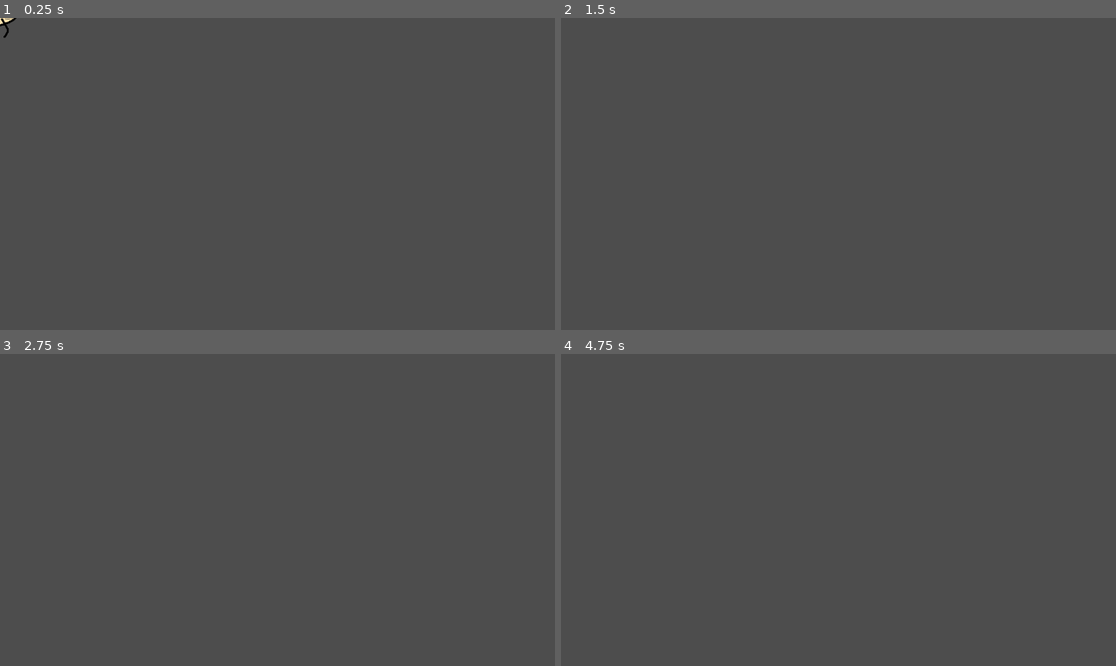
Above: before the commit, frames 1-4 (two rows, left to right).
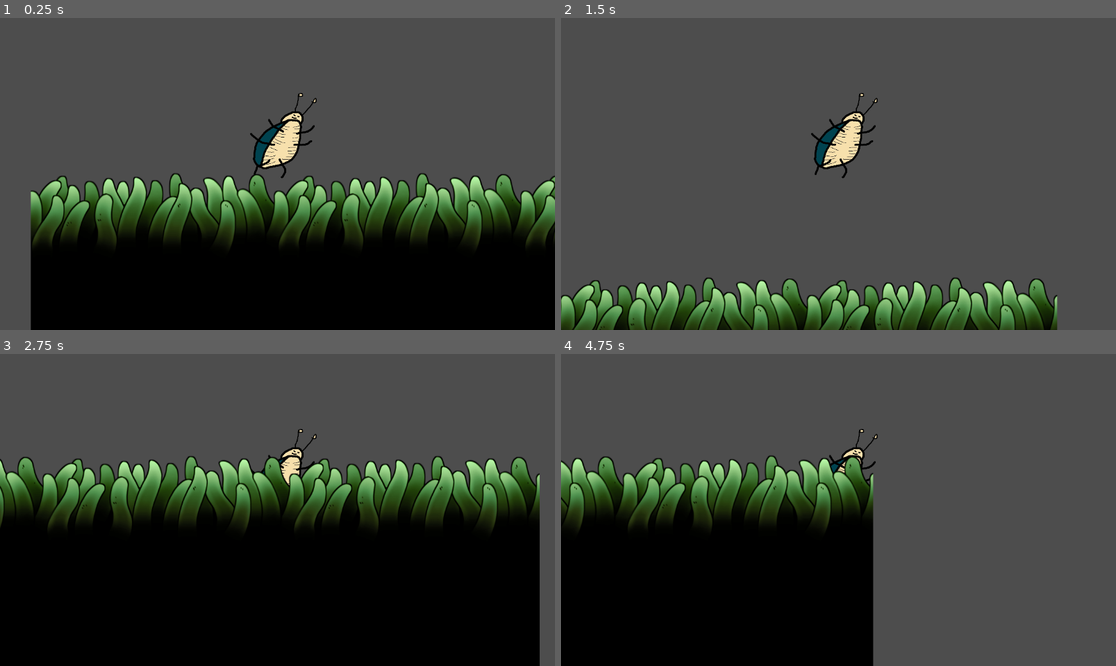
Above: after the commit, the same moments.

Repository: Deimos-94/Sewage-Bug
Game: Godot game, scene res://TestArea.tscn
Two runs of this game, one before a commit and one after it. Both use one fixed random seed, a clock stepped at 60 frames per second and the inputs below. Before the commit the project has no main scene; this scene is started directly in both runs.
Inputs:
- Up to frame 1 (0.25 s): no input
- Up to frame 2 (1.5 s): tap Enter (ui_accept) at 0.5, 0.6 s; hold D (Right) from 0.53 s (still down); tap Space (Jump) at 0.77, 0.8, 1.07, 1.35 s
- Up to frame 3 (2.75 s): tap Space (Jump) at 1.52, 1.82, 2.3 s; tap Enter (ui_accept) at 1.55, 2.1 s; release D (Right) at 2.03 s; hold A (Left) from 2.03 s (still down)
- Up to frame 4 (4.75 s): release A (Left) at 2.78 s; hold D (Right) 2.78-4.28 s; tap Enter (ui_accept) at 2.85, 4.35 s; tap Space (Jump) at 3.02, 3.32, 3.6, 3.77, 4.07, 4.52 s; hold A (Left) from 4.28 s (still down)

The runs differ from the first frame. In frame 1, 46% of the frame differs, in the area x 0-100%, y 0-100%; in frame 2, 13%; in frame 3, 63%, in the area x 0-98%, y 24-100%; in frame 4, 36%.

Commit message:
Movement tweak, tiles and camera

Diff:
--- /dev/null
+++ b/ScriptCamera.gd
@@ -0,0 +1,11 @@
+extends Camera2D
+
+
+# Called when the node enters the scene tree for the first time.
+func _ready():
+	pass # Replace with function body.
+
+
+# Called every frame. 'delta' is the elapsed time since the previous frame.
+func _process(delta):
+	pass
--- a/ScriptPlayer.gd
+++ b/ScriptPlayer.gd
@@ -1,8 +1,8 @@
 extends CharacterBody2D
 
 
-const SPEED = 300.0
-const JUMP_VELOCITY = -400.0
+const SPEED = 600.0
+const JUMP_VELOCITY = -800.0
 
 # Get the gravity from the project settings to be synced with RigidBody nodes.
 var gravity = ProjectSettings.get_setting("physics/2d/default_gravity")
@@ -14,12 +14,12 @@
 		velocity.y += gravity * delta
 
 	# Handle jump.
-	if Input.is_action_just_pressed("ui_accept") and is_on_floor():
+	if Input.is_action_just_pressed("Jump") and is_on_floor():
 		velocity.y = JUMP_VELOCITY
 
 	# Get the input direction and handle the movement/deceleration.
 	# As good practice, you should replace UI actions with custom gameplay actions.
-	var direction = Input.get_axis("ui_left", "ui_right")
+	var direction = Input.get_axis("Left", "Right")
 	if direction:
 		velocity.x = direction * SPEED
 	else:
--- a/TestArea.tscn
+++ b/TestArea.tscn
@@ -1,8 +1,9 @@
-[gd_scene load_steps=7 format=3 uid="uid://bqdogenccqjee"]
+[gd_scene load_steps=8 format=3 uid="uid://bqdogenccqjee"]
 
 [ext_resource type="Texture2D" uid="uid://cyawhm6yko57q" path="res://Res/player.png" id="1_no80q"]
 [ext_resource type="Script" path="res://ScriptPlayer.gd" id="1_x7pr3"]
 [ext_resource type="Texture2D" uid="uid://caf5mcx5yx55t" path="res://Res/Mossy - TileSet.png" id="3_hukjh"]
+[ext_resource type="Script" path="res://ScriptCamera.gd" id="4_i275h"]
 
 [sub_resource type="RectangleShape2D" id="RectangleShape2D_q46g2"]
 
@@ -10,74 +11,181 @@
 texture = ExtResource("3_hukjh")
 texture_region_size = Vector2i(512, 512)
 0:0/0 = 0
+0:0/0/physics_layer_0/linear_velocity = Vector2(0, 0)
+0:0/0/physics_layer_0/angular_velocity = 0.0
 1:0/0 = 0
+1:0/0/physics_layer_0/linear_velocity = Vector2(0, 0)
+1:0/0/physics_layer_0/angular_velocity = 0.0
+1:0/0/physics_layer_0/polygon_0/points = PackedVector2Array(256, 256, -256, 256, -256, -112.763, 256, -111.503)
 2:0/0 = 0
+2:0/0/physics_layer_0/linear_velocity = Vector2(0, 0)
+2:0/0/physics_layer_0/angular_velocity = 0.0
 3:0/0 = 0
+3:0/0/physics_layer_0/linear_velocity = Vector2(0, 0)
+3:0/0/physics_layer_0/angular_velocity = 0.0
 4:0/0 = 0
+4:0/0/physics_layer_0/linear_velocity = Vector2(0, 0)
+4:0/0/physics_layer_0/angular_velocity = 0.0
 5:0/0 = 0
+5:0/0/physics_layer_0/linear_velocity = Vector2(0, 0)
+5:0/0/physics_layer_0/angular_velocity = 0.0
 6:0/0 = 0
+6:0/0/physics_layer_0/linear_velocity = Vector2(0, 0)
+6:0/0/physics_layer_0/angular_velocity = 0.0
 0:1/0 = 0
+0:1/0/physics_layer_0/linear_velocity = Vector2(0, 0)
+0:1/0/physics_layer_0/angular_velocity = 0.0
 1:1/0 = 0
+1:1/0/physics_layer_0/linear_velocity = Vector2(0, 0)
+1:1/0/physics_layer_0/angular_velocity = 0.0
 2:1/0 = 0
+2:1/0/physics_layer_0/linear_velocity = Vector2(0, 0)
+2:1/0/physics_layer_0/angular_velocity = 0.0
 3:1/0 = 0
+3:1/0/physics_layer_0/linear_velocity = Vector2(0, 0)
+3:1/0/physics_layer_0/angular_velocity = 0.0
 4:1/0 = 0
+4:1/0/physics_layer_0/linear_velocity = Vector2(0, 0)
+4:1/0/physics_layer_0/angular_velocity = 0.0
 5:1/0 = 0
+5:1/0/physics_layer_0/linear_velocity = Vector2(0, 0)
+5:1/0/physics_layer_0/angular_velocity = 0.0
 6:1/0 = 0
+6:1/0/physics_layer_0/linear_velocity = Vector2(0, 0)
+6:1/0/physics_layer_0/angular_velocity = 0.0
 0:2/0 = 0
+0:2/0/physics_layer_0/linear_velocity = Vector2(0, 0)
+0:2/0/physics_layer_0/angular_velocity = 0.0
 1:2/0 = 0
+1:2/0/physics_layer_0/linear_velocity = Vector2(0, 0)
+1:2/0/physics_layer_0/angular_velocity = 0.0
 2:2/0 = 0
+2:2/0/physics_layer_0/linear_velocity = Vector2(0, 0)
+2:2/0/physics_layer_0/angular_velocity = 0.0
 3:2/0 = 0
+3:2/0/physics_layer_0/linear_velocity = Vector2(0, 0)
+3:2/0/physics_layer_0/angular_velocity = 0.0
 4:2/0 = 0
+4:2/0/physics_layer_0/linear_velocity = Vector2(0, 0)
+4:2/0/physics_layer_0/angular_velocity = 0.0
 5:2/0 = 0
+5:2/0/physics_layer_0/linear_velocity = Vector2(0, 0)
+5:2/0/physics_layer_0/angular_velocity = 0.0
 6:2/0 = 0
+6:2/0/physics_layer_0/linear_velocity = Vector2(0, 0)
+6:2/0/physics_layer_0/angular_velocity = 0.0
 0:3/0 = 0
+0:3/0/physics_layer_0/linear_velocity = Vector2(0, 0)
+0:3/0/physics_layer_0/angular_velocity = 0.0
 1:3/0 = 0
+1:3/0/physics_layer_0/linear_velocity = Vector2(0, 0)
+1:3/0/physics_layer_0/angular_velocity = 0.0
 2:3/0 = 0
+2:3/0/physics_layer_0/linear_velocity = Vector2(0, 0)
+2:3/0/physics_layer_0/angular_velocity = 0.0
 3:3/0 = 0
+3:3/0/physics_layer_0/linear_velocity = Vector2(0, 0)
+3:3/0/physics_layer_0/angular_velocity = 0.0
 4:3/0 = 0
+4:3/0/physics_layer_0/linear_velocity = Vector2(0, 0)
+4:3/0/physics_layer_0/angular_velocity = 0.0
 5:3/0 = 0
+5:3/0/physics_layer_0/linear_velocity = Vector2(0, 0)
+5:3/0/physics_layer_0/angular_velocity = 0.0
 6:3/0 = 0
+6:3/0/physics_layer_0/linear_velocity = Vector2(0, 0)
+6:3/0/physics_layer_0/angular_velocity = 0.0
 0:4/0 = 0
+0:4/0/physics_layer_0/linear_velocity = Vector2(0, 0)
+0:4/0/physics_layer_0/angular_velocity = 0.0
 1:4/0 = 0
+1:4/0/physics_layer_0/linear_velocity = Vector2(0, 0)
+1:4/0/physics_layer_0/angular_velocity = 0.0
 2:4/0 = 0
+2:4/0/physics_layer_0/linear_velocity = Vector2(0, 0)
+2:4/0/physics_layer_0/angular_velocity = 0.0
 3:4/0 = 0
+3:4/0/physics_layer_0/linear_velocity = Vector2(0, 0)
+3:4/0/physics_layer_0/angular_velocity = 0.0
 4:4/0 = 0
+4:4/0/physics_layer_0/linear_velocity = Vector2(0, 0)
+4:4/0/physics_layer_0/angular_velocity = 0.0
 5:4/0 = 0
+5:4/0/physics_layer_0/linear_velocity = Vector2(0, 0)
+5:4/0/physics_layer_0/angular_velocity = 0.0
 6:4/0 = 0
+6:4/0/physics_layer_0/linear_velocity = Vector2(0, 0)
+6:4/0/physics_layer_0/angular_velocity = 0.0
 0:5/0 = 0
+0:5/0/physics_layer_0/linear_velocity = Vector2(0, 0)
+0:5/0/physics_layer_0/angular_velocity = 0.0
 1:5/0 = 0
+1:5/0/physics_layer_0/linear_velocity = Vector2(0, 0)
+1:5/0/physics_layer_0/angular_velocity = 0.0
 2:5/0 = 0
+2:5/0/physics_layer_0/linear_velocity = Vector2(0, 0)
+2:5/0/physics_layer_0/angular_velocity = 0.0
 3:5/0 = 0
+3:5/0/physics_layer_0/linear_velocity = Vector2(0, 0)
+3:5/0/physics_layer_0/angular_velocity = 0.0
 4:5/0 = 0
+4:5/0/physics_layer_0/linear_velocity = Vector2(0, 0)
+4:5/0/physics_layer_0/angular_velocity = 0.0
 5:5/0 = 0
+5:5/0/physics_layer_0/linear_velocity = Vector2(0, 0)
+5:5/0/physics_layer_0/angular_velocity = 0.0
 6:5/0 = 0
+6:5/0/physics_layer_0/linear_velocity = Vector2(0, 0)
+6:5/0/physics_layer_0/angular_velocity = 0.0
 0:6/0 = 0
+0:6/0/physics_layer_0/linear_velocity = Vector2(0, 0)
+0:6/0/physics_layer_0/angular_velocity = 0.0
 1:6/0 = 0
+1:6/0/physics_layer_0/linear_velocity = Vector2(0, 0)
+1:6/0/physics_layer_0/angular_velocity = 0.0
 2:6/0 = 0
+2:6/0/physics_layer_0/linear_velocity = Vector2(0, 0)
+2:6/0/physics_layer_0/angular_velocity = 0.0
 3:6/0 = 0
+3:6/0/physics_layer_0/linear_velocity = Vector2(0, 0)
+3:6/0/physics_layer_0/angular_velocity = 0.0
 4:6/0 = 0
+4:6/0/physics_layer_0/linear_velocity = Vector2(0, 0)
+4:6/0/physics_layer_0/angular_velocity = 0.0
 5:6/0 = 0
+5:6/0/physics_layer_0/linear_velocity = Vector2(0, 0)
+5:6/0/physics_layer_0/angular_velocity = 0.0
 6:6/0 = 0
+6:6/0/physics_layer_0/linear_velocity = Vector2(0, 0)
+6:6/0/physics_layer_0/angular_velocity = 0.0
 
 [sub_resource type="TileSet" id="TileSet_b25ys"]
 tile_size = Vector2i(512, 512)
+physics_layer_0/collision_layer = 1
 sources/0 = SubResource("TileSetAtlasSource_thylb")
 
 [node name="TestArea" type="Node2D"]
 
-[node name="CharacterBody2D" type="CharacterBody2D" parent="."]
+[node name="Player" type="CharacterBody2D" parent="."]
 script = ExtResource("1_x7pr3")
 
-[node name="Hitbox" type="CollisionShape2D" parent="CharacterBody2D"]
+[node name="Hitbox" type="CollisionShape2D" parent="Player"]
 position = Vector2(0, -55)
 scale = Vector2(4, 5.5)
 shape = SubResource("RectangleShape2D_q46g2")
 
-[node name="Sprite2D" type="Sprite2D" parent="CharacterBody2D"]
+[node name="Sprite2D" type="Sprite2D" parent="Player"]
 position = Vector2(12, -80)
 scale = Vector2(0.225, 0.225)
 texture = ExtResource("1_no80q")
 
+[node name="RemoteTransform2D" type="RemoteTransform2D" parent="Player"]
+remote_path = NodePath("../../Camera2D")
+
 [node name="Level" type="TileMap" parent="."]
 tile_set = SubResource("TileSet_b25ys")
 format = 2
+layer_0/tile_data = PackedInt32Array(65535, 65536, 0, 0, 65536, 0, 1, 65536, 0)
+
+[node name="Camera2D" type="Camera2D" parent="."]
+script = ExtResource("4_i275h")
--- a/project.godot
+++ b/project.godot
@@ -11,6 +11,7 @@
 [application]
 
 config/name="Sewage Bug"
+run/main_scene="res://TestArea.tscn"
 config/features=PackedStringArray("4.2", "GL Compatibility")
 config/icon="res://icon.svg"
 
Not shown, added: export_presets.cfg
